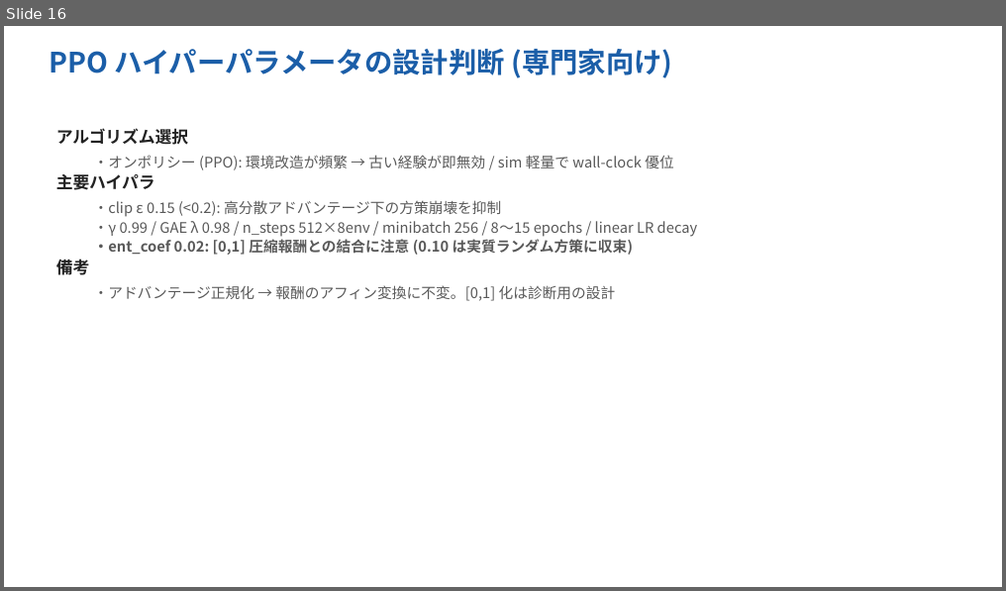
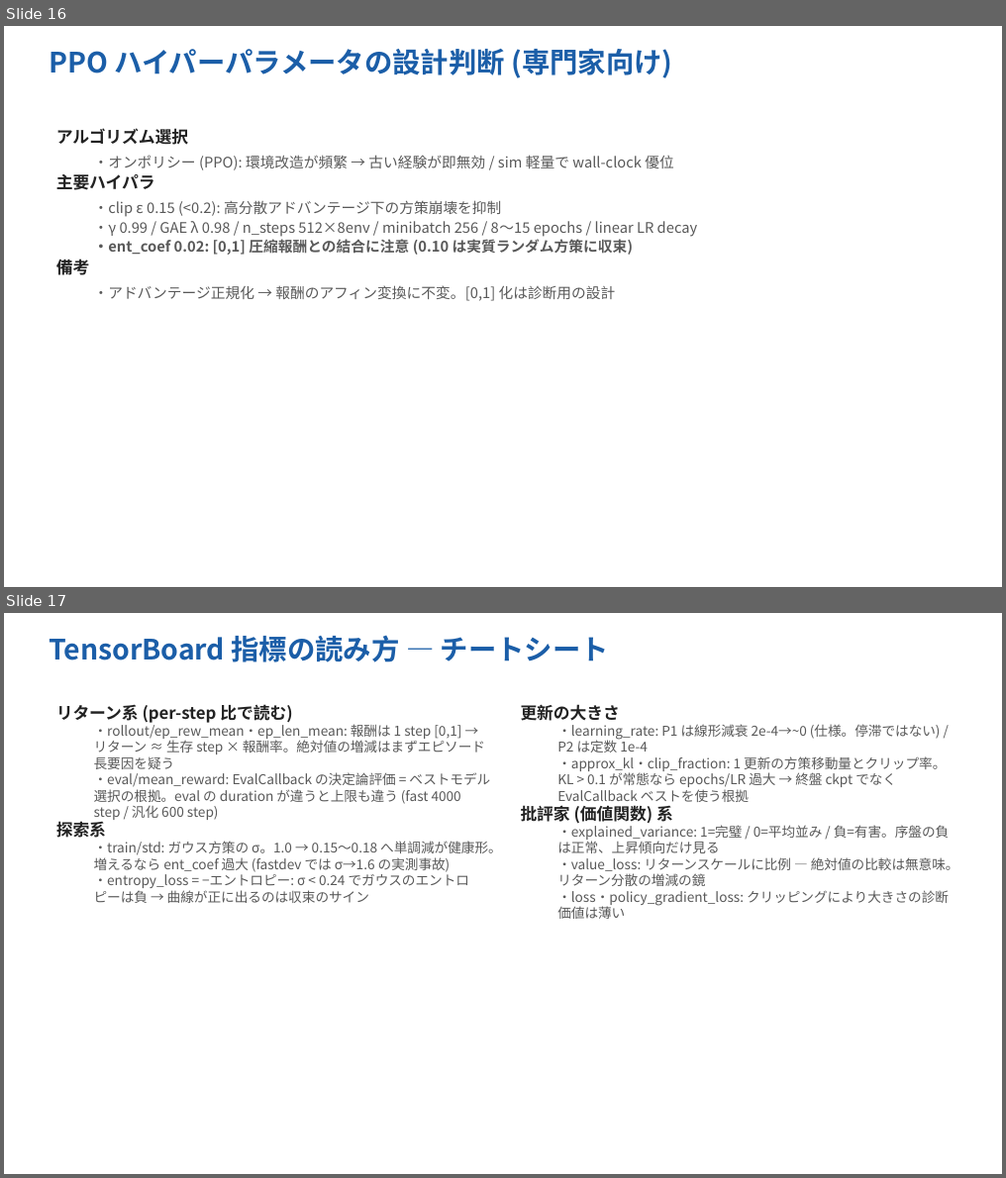
Before and after one commit to Evergarden0101/CircuitAgents, a slide deck: docs/CircuitAgents_intro_ja.pptx. Shown one above the other, each under a label of ours: slide 16 before the commit, slides 16 and 17 after it. The pictures are 1006x591 and 1006x1178 pixels, drawn with LibreOffice and Linux fonts; fonts in the diff are those of the drawing. Boxes give left, top, right and bottom in pixels: in the first picture for what was removed or moved away, otherwise in the second. Text is boxed around its words. In the diff, an @@ line names an element or a change of style, - is before the commit and + after.

```diff
--- a/docs/CircuitAgents_intro_ja.pptx
+++ b/docs/CircuitAgents_intro_ja.pptx
@@ slide 17 added at [4, 613, 1002, 1174], background #FFFFFF @@
@@ text added at [49, 635, 609, 663], 27 pt, text #1B5EA8, bold @@
+TensorBoard 指標の読み方 — チートシート
@@ text added at [56, 704, 502, 903], 13 pt, text #595959 @@
+リターン系 (per-step 比で読む)
+  ・rollout/ep_rew_mean・ep_len_mean: 報酬は 1 step [0,1] → リターン ≈ 生存 step × 報酬率。絶対値の増減はまずエピソード長要因を疑う
+  ・eval/mean_reward: EvalCallback の決定論評価 = ベストモデル選択の根拠。eval の duration が違うと上限も違う (fast 4000 step / 汎化 600 step)
+探索系
+  ・train/std: ガウス方策の σ。1.0 → 0.15〜0.18 へ単調減が健康形。増えるなら ent_coef 過大 (fastdev では σ→1.6 の実測事故)
+  ・entropy_loss = −エントロピー: σ < 0.24 でガウスのエントロピーは負 → 曲線が正に出るのは収束のサイン
@@ text added at [521, 704, 959, 919], 13 pt, text #595959 @@
+更新の大きさ
+  ・learning_rate: P1 は線形減衰 2e-4→~0 (仕様。停滞ではない) / P2 は定数 1e-4
+  ・approx_kl・clip_fraction: 1 更新の方策移動量とクリップ率。KL > 0.1 が常態なら epochs/LR 過大 → 終盤 ckpt でなく EvalCallback ベストを使う根拠
+批評家 (価値関数) 系
+  ・explained_variance: 1=完璧 / 0=平均並み / 負=有害。序盤の負は正常、上昇傾向だけ見る
+  ・value_loss: リターンスケールに比例 — 絶対値の比較は無意味。リターン分散の増減の鏡
+  ・loss・policy_gradient_loss: クリッピングにより大きさの診断価値は薄い
```
Also in this commit, not shown: 2 other slides added, 6 other files.
